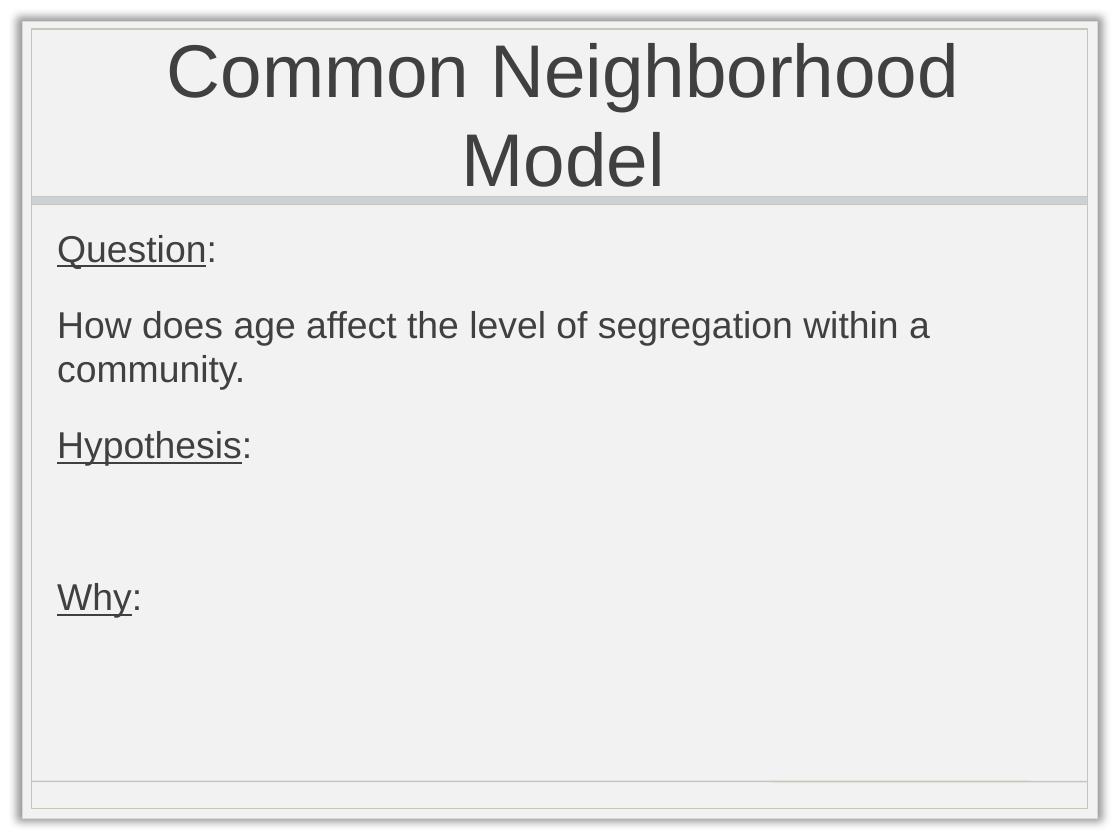
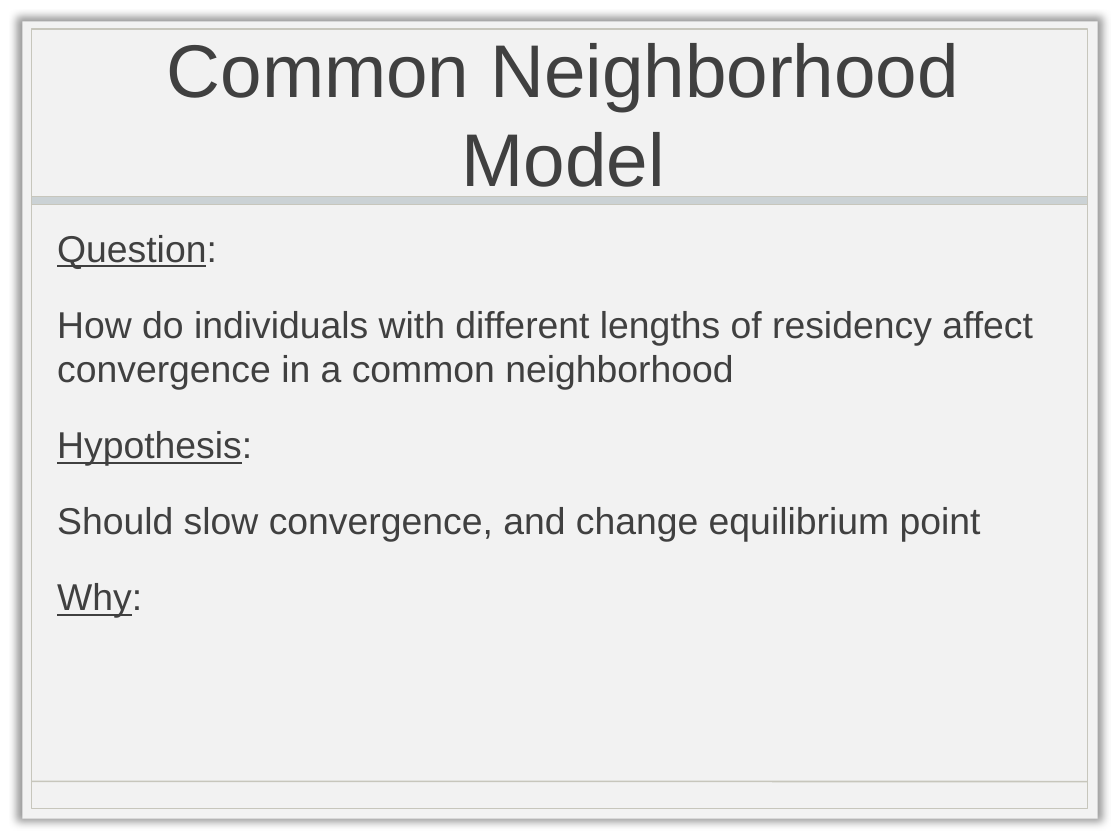
Before and after one commit to chathika/CAP6675HW2, a slide deck: slide 5 of CAP6675_HW2_Presentation.pptx. Drawn at 1120x840 pixels with LibreOffice and Linux fonts; fonts in the diff are those of the drawing; background and template pictures are left out. Boxes give left, top, right and bottom in pixels: in the first picture for what was removed or moved away, otherwise in the second. Text is boxed around its words. In the diff, an @@ line names an element or a change of style, - is before the commit and + after.

```diff
--- a/CAP6675_HW2_Presentation.pptx
+++ b/CAP6675_HW2_Presentation.pptx
@@ text at <box>57,311,1033,390</box>: text changed @@
-How does age affect the level of segregation within a community.
+How do individuals with different lengths of residency affect convergence in a common neighborhood
@@ text at <box>57,507,981,542</box>: paragraph added @@
+Should slow convergence, and change equilibrium point
```
Also in this commit, not shown: 2 other slides changed.
